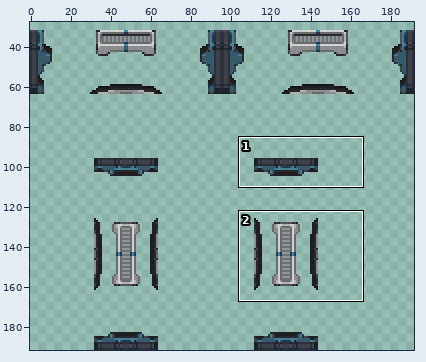
Two states of a sprite sheet, Resources/Textures/_Sunrise/Structures/Doors/Airlocks/Glass/triple_medical.rsi/open.png. The picture above shows the old version from afar; the outline marks the close-up.
Close-up. First the earlier version:
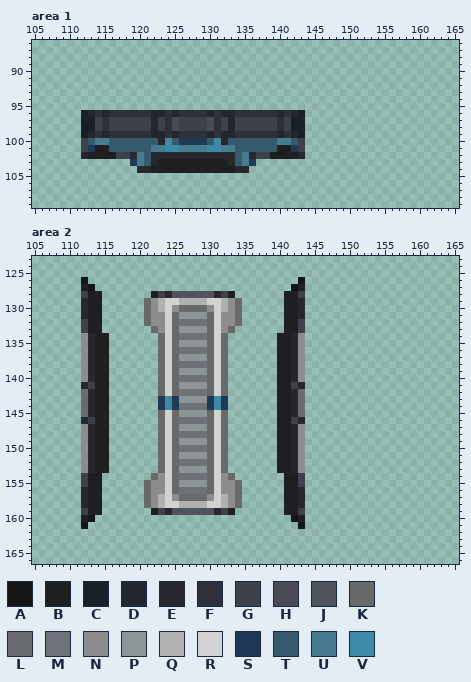
The file is 192x192 pixels. Colours within 5 levels of each other are drawn and written as one. Shown: area 1: x 105..165, y 86..109; area 2: x 105..165, y 123..166. The wide view leaves out empty margins. The commit also changed other parts of the picture, which this record leaves out.
Palette (. is transparent): A #151416  B #1f1e21  C #1a2027  D #21262f  E #28272d  F #2e303b  G #3d4149  H #4a4a57  J #4f535e  K #696969  L #686b6f  M #6d7178  N #8d8d8d  P #8e9597  Q #b1b1b1  R #d2d2d2  S #203957  T #345a6c  U #467b90  V #3d8aa7
Pixels before, area 1, first column x 112:
 96 CDFDFFFFFFDDFDFFFFDFDDFFFFFFDFDC
 97 CCGFGGGGGGDGFHGGGGHFGDGGGGGGFGCC
 98 CCGFGGGGGGDGFHGGGGHFGDGGGGGGFGCC
 99 CDFDFFFFFFDDFDFFFFDFDDFFFFFFDFDC
100 GTUUTTTTTTTEVTSSSSTVETTTTTTTUUTG
101 GSBBTTTTTTUUVVUUUUVVUUTTTTTTBBSG
102 EBBBBGGEUTEEEEEEEEEEEETUEGGBBBBE
103 .......SUTEBBBBBBBBBBETUS.......
104 ........EEBBBBBBBBBBBBEE........
Pixels before, area 2 (only the part around the change), first column x 109:
123 .........................................................
124 .........................................................
125 .........................................................
126 ...A..............................A......................
127 ...BA............................AB......................
128 ...GBB.......BGEJJJJJJEGB.......BBG......................
129 ...EBB......KNQRRQQQQRRQNK......BBE......................
130 ...EBB......KNQRNKKKKNRQNK......BBE......................
131 ...EBB......KNNRKPPPPKRNNK......BBE......................
132 ...GBB......KNNRKMMMMKRNNK......BBG......................
133 ...GBB.......KNRKPPPPKRNK.......BBG......................
134 ...NEBB.......KRKMMMMKRK.......BBEN......................
135 ...NEBB.......KRKPPPPKRK.......BBEN......................
136 ...NEBB.......KRKMMMMKRK.......BBEN......................
137 ...NEBB.......KRKPPPPKRK.......BBEN......................
138 ...NEBB.......KRKMMMMKRK.......BBEN......................
139 ...NEBB.......KRKPPPPKRK.......BBEN......................
140 ...NEBB.......KRKMMMMKRK.......BBEN......................
141 ...EGBB.......KRKPPPPKRK.......BBGE......................
142 ...LEBB.......KRKMMMMKRK.......BBEL......................
143 ...LEBB.......SVSPPPPSVS.......BBEL......................
144 ...LEBB.......SVSMMMMSVS.......BBEL......................
145 ...LEBB.......KRKPPPPKRK.......BBEL......................
146 ...EGBB.......KRKMMMMKRK.......BBGE......................
147 ...NEBB.......KRKPPPPKRK.......BBEN......................
148 ...NEBB.......KRKMMMMKRK.......BBEN......................
149 ...NEBB.......KRKPPPPKRK.......BBEN......................
150 ...NEBB.......KRKMMMMKRK.......BBEN......................
151 ...NEBB.......KRKPPPPKRK.......BBEN......................
152 ...NEBB.......KRKMMMMKRK.......BBEN......................
153 ...NEBB.......KRKPPPPKRK.......BBEN......................
154 ...GBB.......KNRKMMMMKRNK.......BBG......................
155 ...GBB......KNNRKPPPPKRNNK......BBG......................
156 ...EBB......KNNRKMMMMKRNNK......BBE......................
157 ...EBB......KNQRNKKKKNRQNK......BBE......................
158 ...EBB......KNQRRQQQQRRQNK......BBE......................
159 ...GBB.......BGEJJJJJJEGB.......BBG......................
160 ...BA............................AB......................
161 ...A..............................A......................
162 .........................................................
163 .........................................................
164 .........................................................
165 .........................................................
166 .........................................................
After:
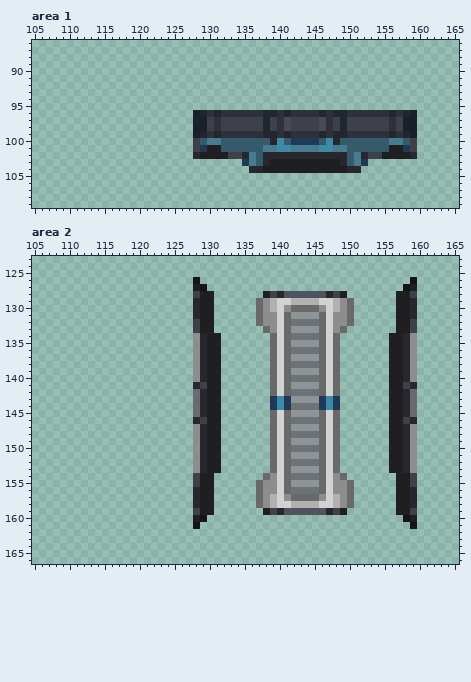
The edit:
Changed rows in their new state; - is an unchanged pixel.
Area 1:
first column x 112:
 96 ................CDFDFF----DDFDFFFFDFDDFFFFFFDFDC
 97 ................CCG--G----D--HGGGGHFGDGGGGGGFGCC
 98 ................CCG--G----D--HGGGGHFGDGGGGGGFGCC
 99 ................CDFDFF----DDFDFFFFDFDDFFFFFFDFDC
100 ................GTUUT------EVTSSSSTVETTTTTTTUUTG
101 ................GSBBTT----UUVVUUUUVVUUTTTTTTBBSG
102 ................-BBBBGGEUTEEEEE-EEEEEETUEGGBBBBE
103 -------................SUTEBBBBBBBBBBETUS-------
104 --------................EEBBBBBBBBBBBBEE--------
Area 2:
first column x 112:
126 .---------------A--------------.---------------A
127 ..--------------BA------------..--------------AB
128 ...-------......GBB...----BGEJJJJJJEGB-------BBG
129 ...------.......EBB....--KNQRRQQQQRRQNK------BBE
130 ...------.......EBB....--KNQRNKKKKNRQNK------BBE
131 ...------.......EBB....--KNNRKPPPPKRNNK------BBE
132 ...------.......GBB....--KNNRKMMMMKRNNK------BBG
133 ...-------......GBB...----KNRKPPPPKRNK-------BBG
134 ....-------.....NEBB.------KRKMMMMKRK-------BBEN
135 ....-------.....NEBB.------KRKPPPPKRK-------BBEN
136 ....-------.....NEBB.------KRKMMMMKRK-------BBEN
137 ....-------.....NEBB.------KRKPPPPKRK-------BBEN
138 ....-------.....NEBB.------KRKMMMMKRK-------BBEN
139 ....-------.....NEBB.------KRKPPPPKRK-------BBEN
140 ....-------.....NEBB.------KRKMMMMKRK-------BBEN
141 ....-------.....EGBB.------KRKPPPPKRK-------BBGE
142 ....-------.....LEBB.------KRKMMMMKRK-------BBEL
143 ....-------.....LEBB.------SVSPPPPSVS-------BBEL
144 ....-------.....LEBB.------SVSMMMMSVS-------BBEL
145 ....-------.....LEBB.------KRKPPPPKRK-------BBEL
146 ....-------.....EGBB.------KRKMMMMKRK-------BBGE
147 ....-------.....NEBB.------KRKPPPPKRK-------BBEN
148 ....-------.....NEBB.------KRKMMMMKRK-------BBEN
149 ....-------.....NEBB.------KRKPPPPKRK-------BBEN
150 ....-------.....NEBB.------KRKMMMMKRK-------BBEN
151 ....-------.....NEBB.------KRKPPPPKRK-------BBEN
152 ....-------.....NEBB.------KRKMMMMKRK-------BBEN
153 ....-------.....NEBB.------KRKPPPPKRK-------BBEN
154 ...-------......GBB...----KNRKMMMMKRNK-------BBG
155 ...------.......GBB....--KNNRKPPPPKRNNK------BBG
156 ...------.......EBB....--KNNRKMMMMKRNNK------BBE
157 ...------.......EBB....--KNQRNKKKKNRQNK------BBE
158 ...------.......EBB....--KNQRRQQQQRRQNK------BBE
159 ...-------......GBB...----BGEJJJJJJEGB-------BBG
160 ..--------------BA------------..--------------AB
161 .---------------A--------------.---------------A
